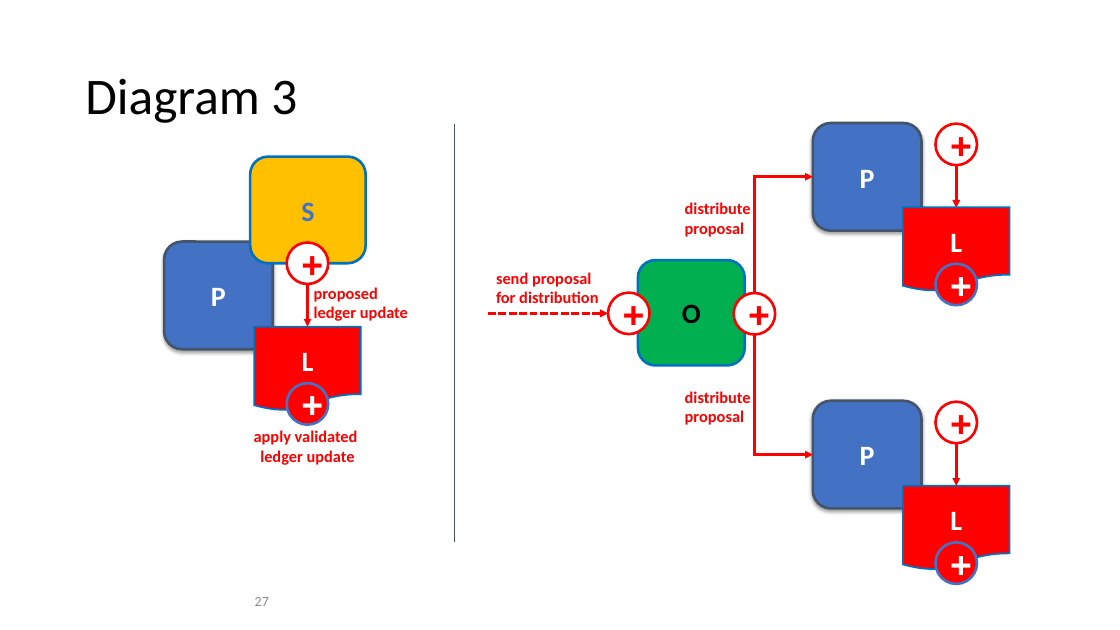
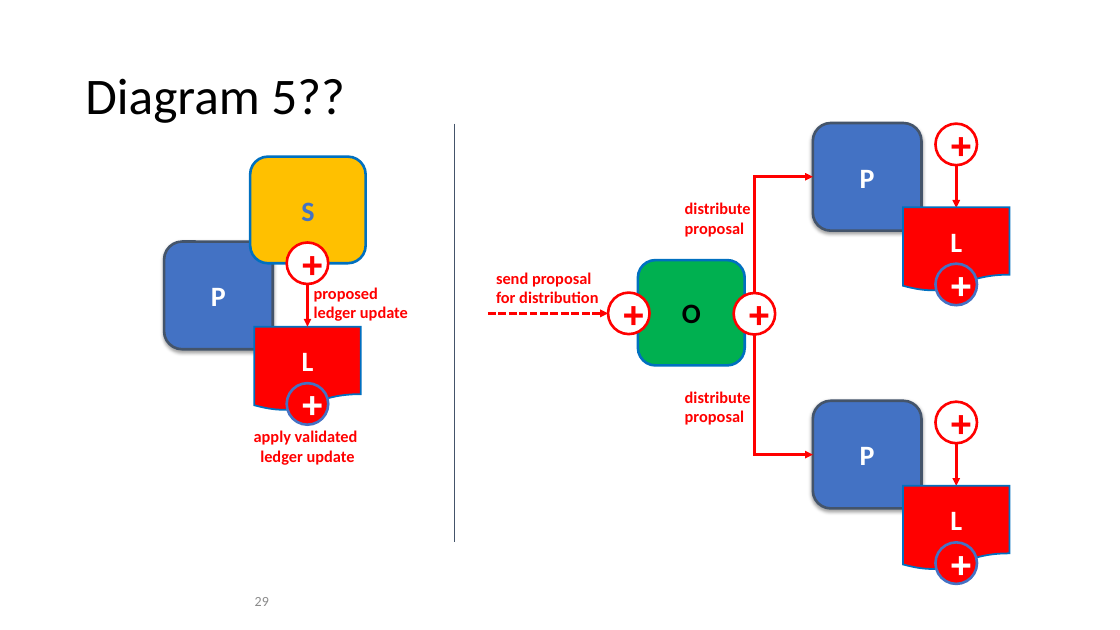
Before and after one commit to FabricTOC/FabricTOC, a slide deck: slide 29 of docs/OtherSourceMaterial/Diagrams.pptx (slide 27 before the commit). Drawn at 1120x630 pixels with LibreOffice and Linux fonts; fonts in the diff are those of the drawing. Boxes give left, top, right and bottom in pixels: in the first picture for what was removed or moved away, otherwise in the second. Text is boxed around its words. In the diff, an @@ line names an element or a change of style, - is before the commit and + after.

```diff
--- a/docs/OtherSourceMaterial/Diagrams.pptx
+++ b/docs/OtherSourceMaterial/Diagrams.pptx
@@ title at (85, 78, 344, 123): text changed @@
-Diagram 3
+Diagram 5??
@@ page number at (255, 597, 269, 606): text changed @@
-27
+29
```
Also in this commit, not shown: 4 other slides changed, 2 slides added, 4 other files.
